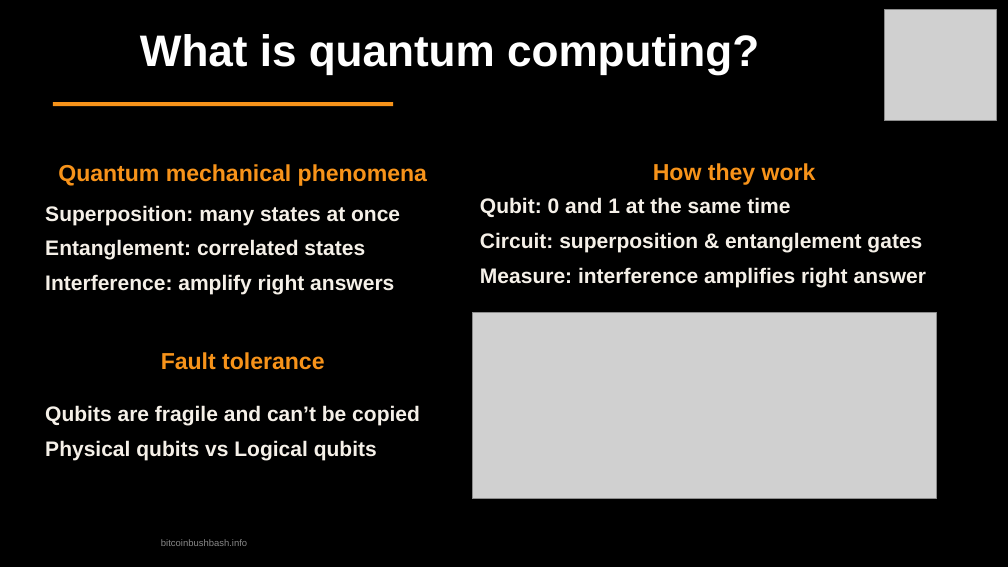
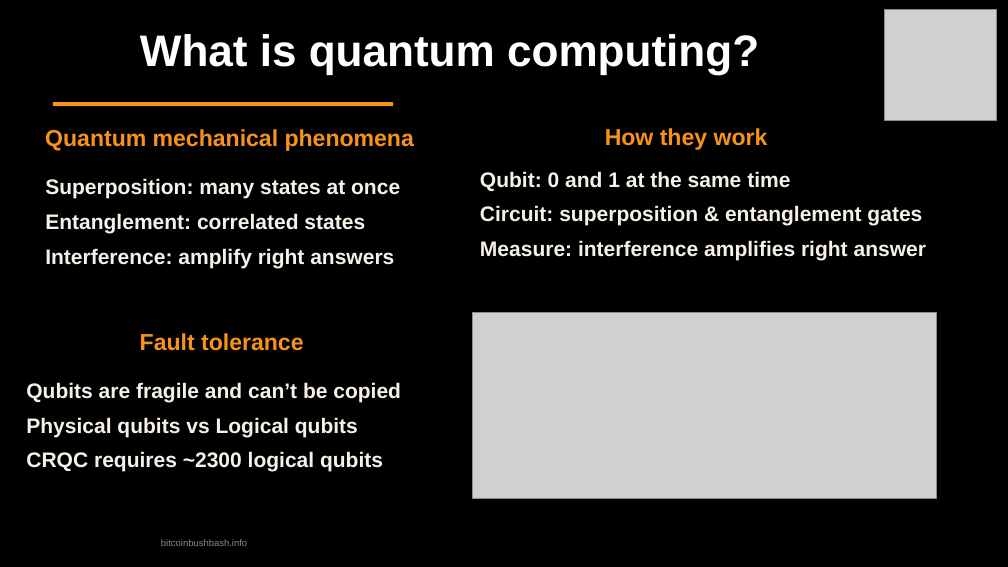
Before and after one commit to TrentOmega/qc-threat, a slide deck: slide 5 of quantum-threat-bitcoin-bushbash.odp. Drawn at 1008x567 pixels with LibreOffice and Linux fonts; fonts in the diff are those of the drawing; grey boxes stand for pictures. Boxes give left, top, right and bottom in pixels: in the first picture for what was removed or moved away, otherwise in the second. Text is boxed around its words. In the diff, an @@ line names an element or a change of style, - is before the commit and + after.

```diff
--- a/quantum-threat-bitcoin-bushbash.odp
+++ b/quantum-threat-bitcoin-bushbash.odp
@@ text "Quantum mechanical phenomena" moved from (x1=58, y1=164, x2=427, y2=186) to (x1=45, y1=129, x2=414, y2=151) @@
@@ text "How they work" moved from (x1=653, y1=163, x2=816, y2=185) to (x1=605, y1=128, x2=768, y2=150) @@
@@ text "Superposition: many states at once" moved from (x1=45, y1=205, x2=400, y2=295) to (x1=45, y1=178, x2=400, y2=268) @@
@@ text "Qubit: 0 and 1 at ..." moved from (x1=480, y1=197, x2=926, y2=287) to (x1=480, y1=171, x2=926, y2=261) @@
@@ text "Fault tolerance" moved from (x1=161, y1=352, x2=324, y2=370) to (x1=140, y1=333, x2=303, y2=351) @@
@@ text "Qubits are fragile and can’t ..." moved from (x1=45, y1=405, x2=420, y2=460) to (x1=26, y1=382, x2=401, y2=472) @@
@@ text at (x1=26, y1=451, x2=383, y2=472): paragraph added @@
+CRQC requires ~2300 logical qubits
```
Also in this commit, not shown: 1 other slide changed, 1 slide added, 1 slide removed, 3 other files.
